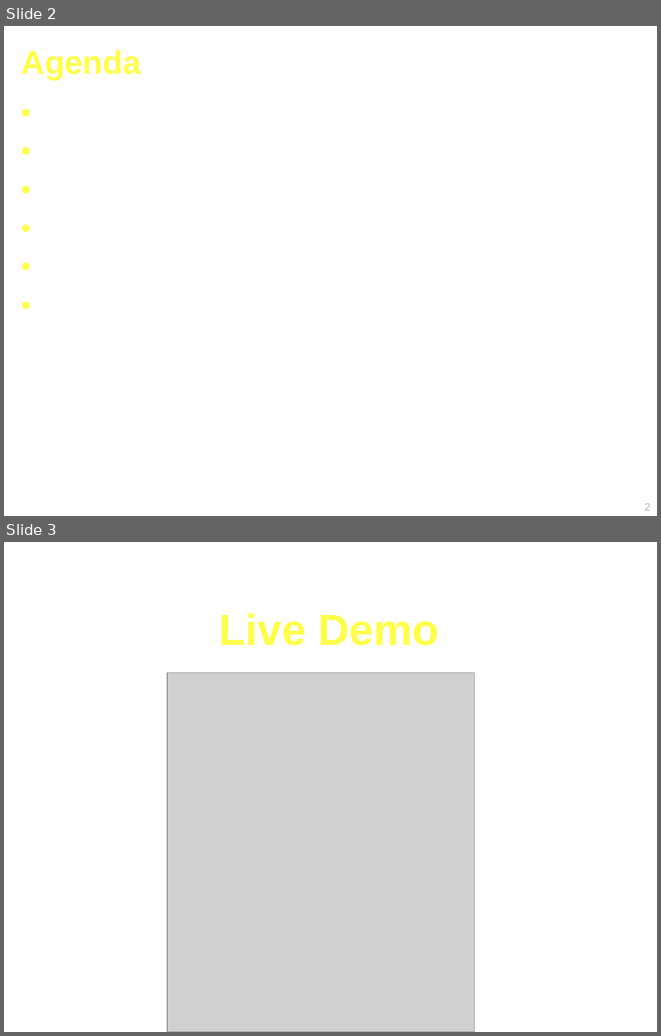
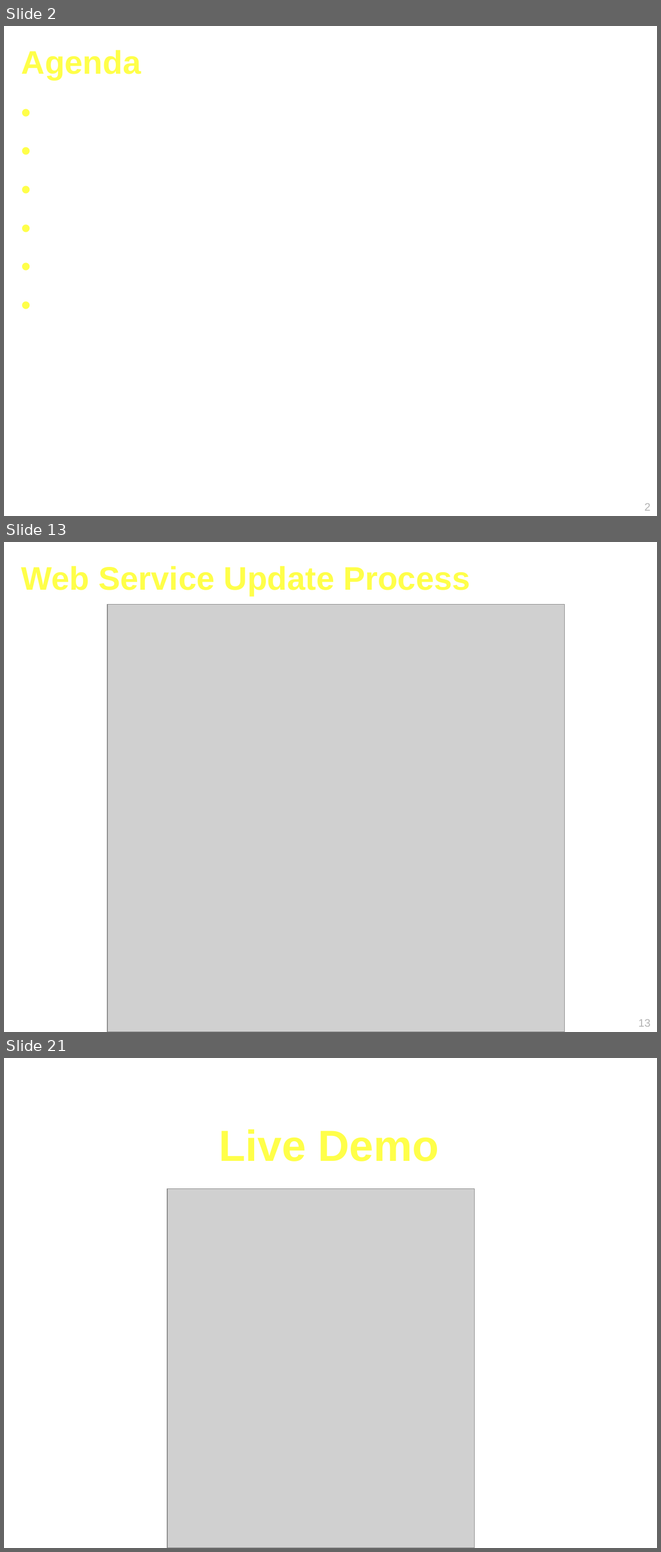
Before and after one commit to Geoffsc/psu-edu-sweng500, a slide deck: docs/presentation/sweng500-carpool-presentation.ppt. Shown one above the other, each under a label of ours: slides 2 and 3 before the commit, slides 2, 13 and 21 after it; the slides between them are not shown. The pictures are 661x1036 and 661x1552 pixels, drawn with LibreOffice and Linux fonts; fonts in the diff are those of the drawing; grey boxes stand for pictures. Boxes give left, top, right and bottom in pixels: in the first picture for what was removed or moved away, otherwise in the second. Text is boxed around its words. In the diff, an @@ line names an element or a change of style, - is before the commit and + after.

```diff
--- a/docs/presentation/sweng500-carpool-presentation.ppt
+++ b/docs/presentation/sweng500-carpool-presentation.ppt
@@ slide 13 added at bbox=[4, 542, 657, 1032], background #FFFFFF @@
@@ title added at bbox=[21, 566, 470, 596], 36 pt, text #FFFF49, bold @@
+Web Service Update Process
@@ picture added at bbox=[107, 605, 564, 1032] @@
@@ page number added at bbox=[638, 1019, 651, 1026], 12 pt, text #B2B2B2 @@
+13
@@ what was slide 3 is now slide 21 @@
```
Also in this commit, not shown: 17 other slides added.
